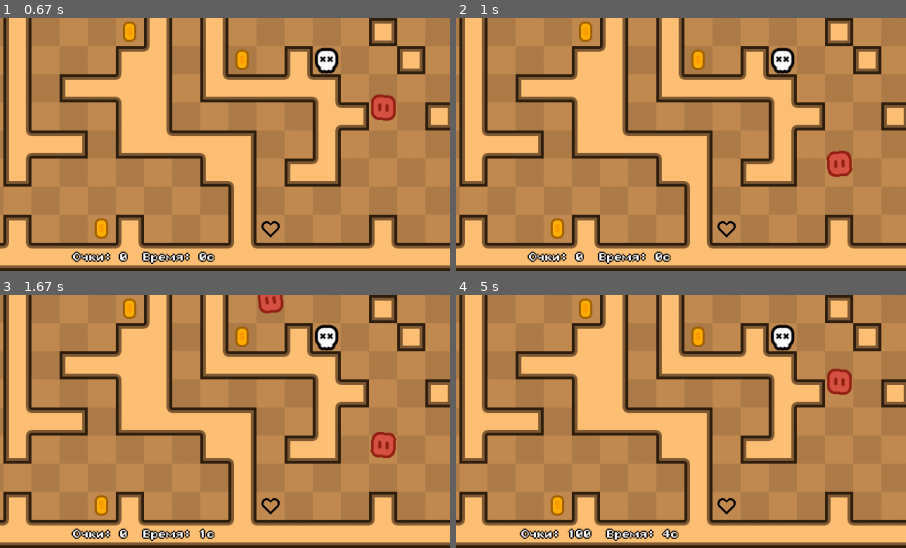
Above: before the commit, frames 1-4 (two rows, left to right).
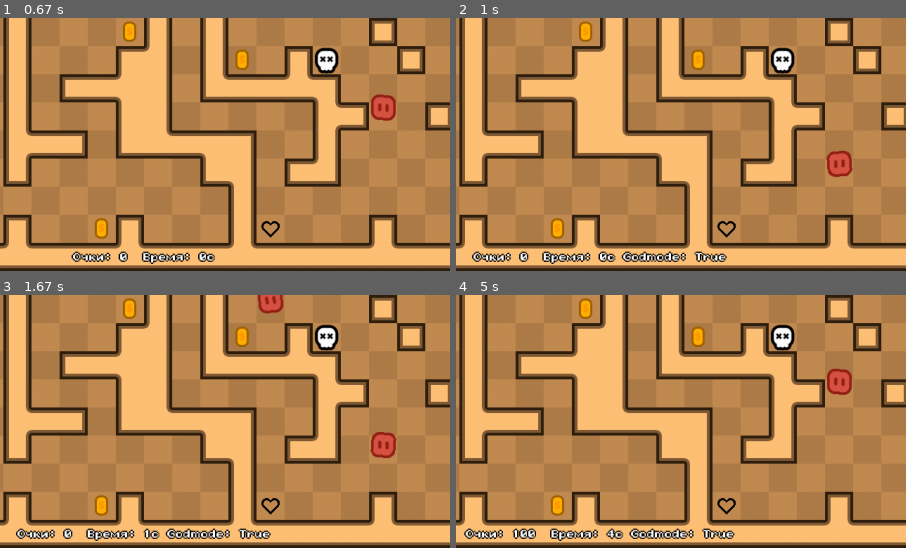
Above: after the commit, the same moments.

Repository: Mal4uLIJka/game-escape-pygame
Game: pygame game, started from main.py
Same seed, same stepped clock (60 frames per second), same inputs: the game is played once before the commit and once after it.
Inputs (mouse positions are % of the whole screen's width and height, from its top left):
- Up to frame 1 (0.67 s): click "Начать" at 0.38 s
- Up to frame 2 (1 s): hold G from 0.67 s (still down); hold Right from 0.67 s (still down); move the mouse to (46, 54) at 0.7 s
- Up to frame 3 (1.67 s): release G at 1.13 s; release Right at 1.13 s; tap V at 1.17, 1.5 s
- Up to frame 4 (5 s): hold Right 1.83-2.3 s; move the mouse to (26, 51) at 1.87 s; hold Up 2.33-2.63 s; move the mouse to (19, 35) at 2.37 s; hold Left 3.17-3.7 s; move the mouse to (65, 15) at 3.2 s; hold Up 4.5-4.87 s; move the mouse to (52, 16) at 4.53 s; hold Right from 4.9 s (still down); move the mouse to (26, 30) at 4.93 s
The pictures show only the part of the screen within x 34-84%, y 50-100%; the shares and areas given below are measured in that part.

Frame 1 is identical in both runs. In frame 2, 1.7% of the frame differs, in the area x 3-61%, y 92-98%; in frame 3, 1.7%; in frame 4, 1.8%, in the area x 1-62%, y 92-98%.

Commit message:
add icon and godmode

Diff:
--- a/entities.py
+++ b/entities.py
@@ -23,6 +23,7 @@
         self.target_y = None
         self.anim_controller = AnimationController(squash_factor=0.04, tilt_factor=15)
         self.visible = True
+        self.godmode = False
 
         try:
             self.original_image = assets.get_image("hero", scale=(TILE_SIZE, TILE_SIZE))
--- a/game.py
+++ b/game.py
@@ -35,6 +35,7 @@
 
         self.screen = pygame.display.set_mode((SCREEN_WIDTH, SCREEN_HEIGHT))
         pygame.display.set_caption("Игра-побег")
+        pygame.display.set_icon(pygame.image.load("images/super_angry_enemy.png"))
 
         self.running = True
         self.debug_mode = False
@@ -203,7 +204,7 @@
             self.menu_manager.draw(self.screen, self.game_state)
 
         if self.game_state == "in_game":
-            self.menu_manager.draw_text_with_outline(self.screen, f"Очки: {self.score}  Время: {self.elapsed_time}c",
+            self.menu_manager.draw_text_with_outline(self.screen, f"Очки: {self.score}  Время: {self.elapsed_time}c" + (" Godmode: True" if self.player.godmode else ""),
                                                      self.font_small, WHITE,
                                                      (SCREEN_WIDTH // 2, SCREEN_HEIGHT - 12), center_bottom=True)
 
@@ -211,6 +212,9 @@
 
     def in_game_events(self, event):
         if event.type == pygame.KEYDOWN:
+            if event.key == pygame.K_g:
+                self.player.godmode = not self.player.godmode
+
             if event.key == pygame.K_v:
                 self.debug_mode = not self.debug_mode
 
@@ -335,6 +339,9 @@
                 if not self.load_current_level():
                     break
 
+        if self.player.godmode:
+            player_needs_reset = False
+
         if player_needs_reset:
             self._play_sound("death")
             self.game_state = "death_screen"
